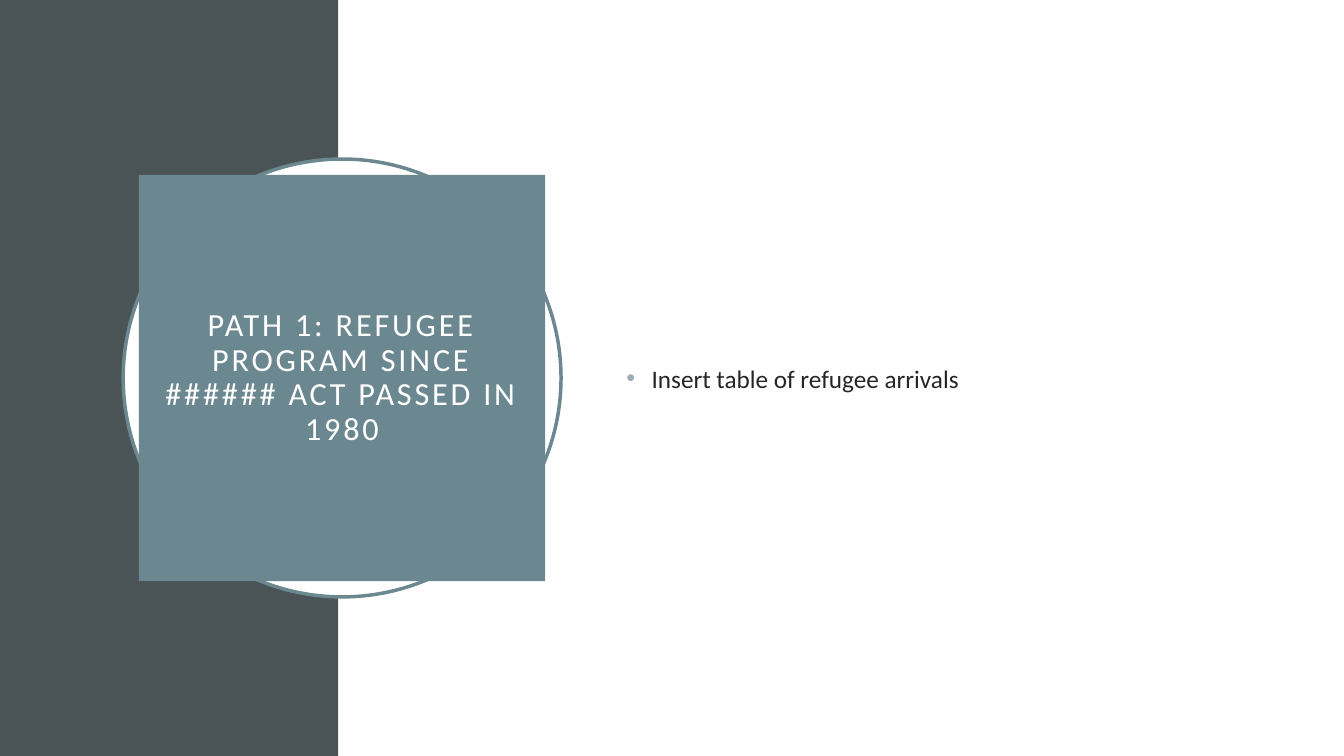
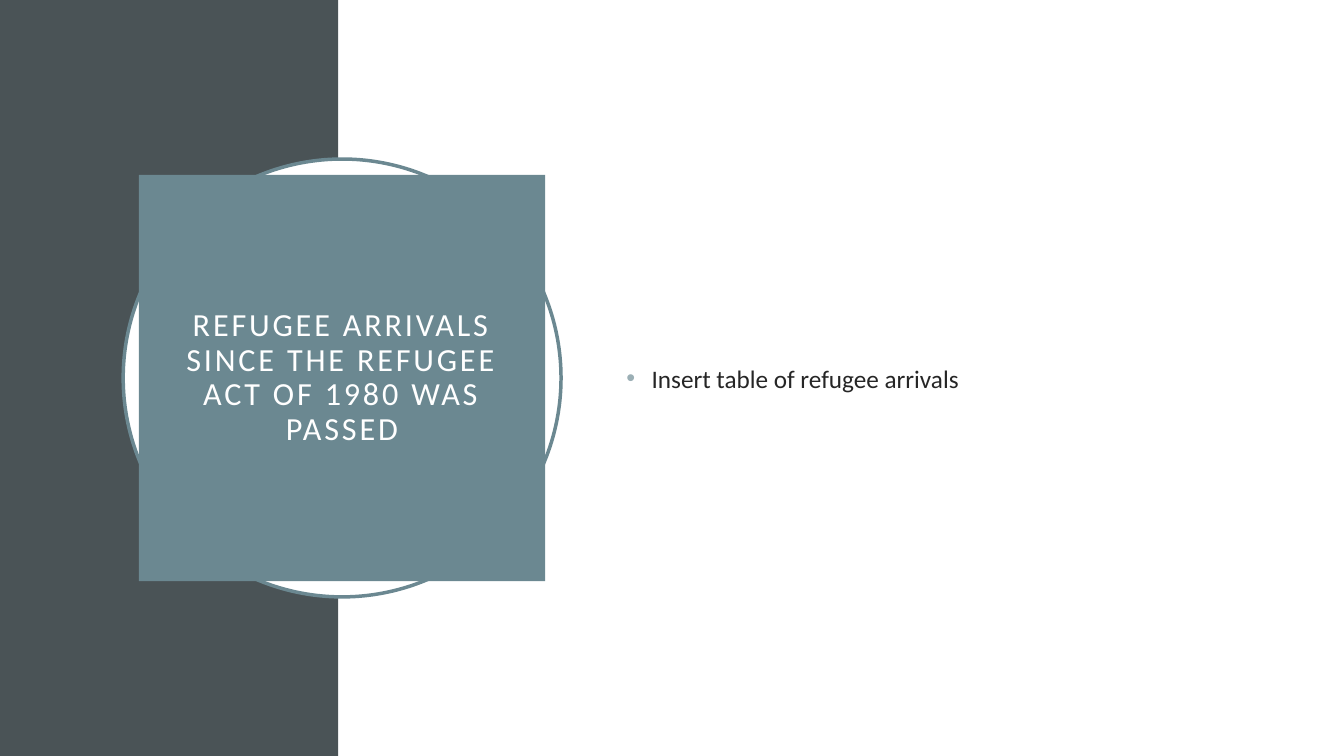
Before and after one commit to ASwigart/groupproject-3, a slide deck: slide 4 of GrpProject3.pptx. Drawn at 1344x756 pixels with LibreOffice and Linux fonts; fonts in the diff are those of the drawing. Boxes give left, top, right and bottom in pixels: in the first picture for what was removed or moved away, otherwise in the second. Text is boxed around its words. In the diff, an @@ line names an element or a change of style, - is before the commit and + after.

```diff
--- a/GrpProject3.pptx
+++ b/GrpProject3.pptx
@@ title at bbox=[186, 315, 494, 440]: text changed @@
-PATH 1: REFUGEE PROGRAM SINCE ###### ACT PASSED IN 1980
+REFUGEE ARRIVALS SINCE THE REFUGEE ACT OF 1980 WAS PASSED
```
Also in this commit, not shown: 6 other slides changed, 1 other file.
